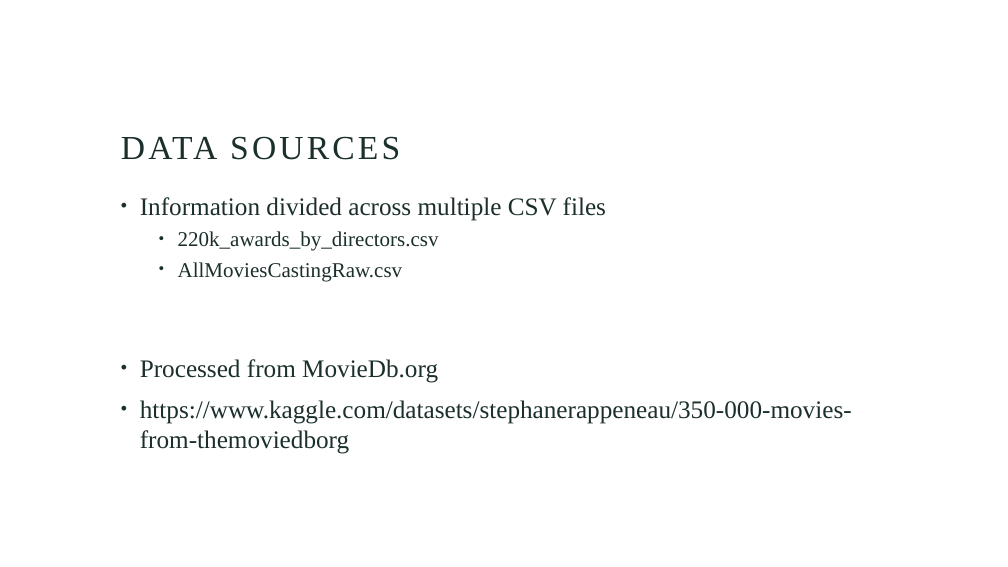
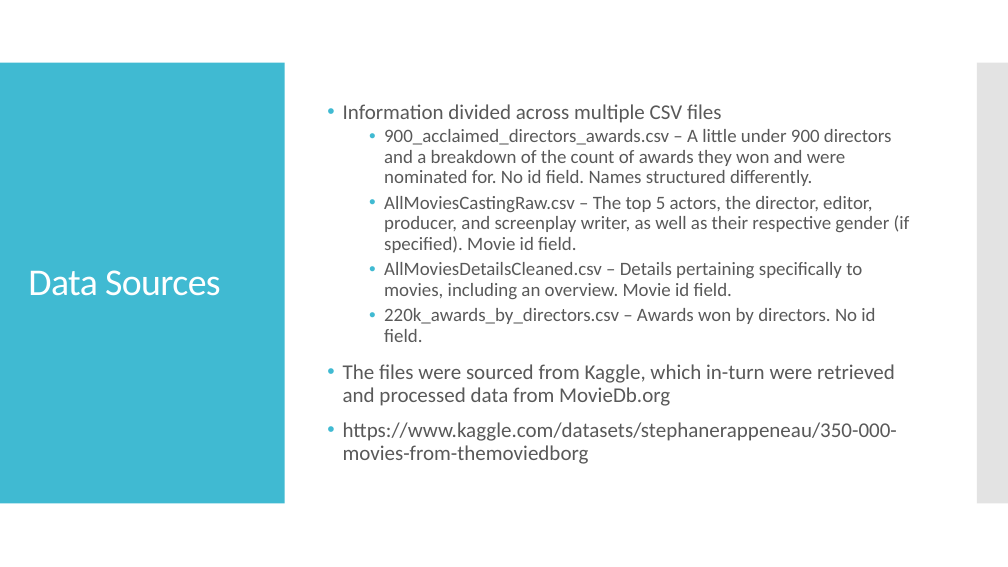
Before and after one commit to leoclo/dse-203, a slide deck: slide 3 of 203_Presentation.pptx. Drawn at 1008x567 pixels with LibreOffice and Linux fonts; fonts in the diff are those of the drawing. Boxes give left, top, right and bottom in pixels: in the first picture for what was removed or moved away, otherwise in the second. Text is boxed around its words. In the diff, an @@ line names an element or a change of style, - is before the commit and + after.

Commit message:
Added more information to the presentation.

```diff
--- a/203_Presentation.pptx
+++ b/203_Presentation.pptx
@@ rectangle added at [0, 63, 285, 504], fill #40BAD2 @@
@@ text "Information divided across multiple CSV ...": place and size @@
-text "Information divided across multiple CSV ..." at [140, 197, 852, 454]
+text "Information divided across multiple CSV ..." at [343, 104, 910, 464]
@@ text "Information divided across multiple CSV ..." at [343, 104, 910, 464]: vertical alignment top to middle @@
@@ rectangle added at [977, 63, 1008, 504], fill #C8C8C8 at 50% opacity @@
@@ title "Data Sources" at [28, 270, 221, 296]: vertical alignment bottom to middle @@
@@ text at [343, 104, 897, 464]: size 24 to 20 pt, font Times New Roman to Calibri, text colour #1B2F2C to #595959 in "Information divided across multiple CSV files", "https://www.kaggle.com/datasets/stephanerappeneau/350-000-mo ..."; indent changed; line spacing 1 to 0.9; more space between paragraphs @@
@@ text at [343, 129, 910, 406]: text changed; size 20 to 18 pt; font Times New Roman to Calibri; text colour #1B2F2C to #595959 @@
-  • 220k_awards_by_directors.csv
-  • AllMoviesCastingRaw.csv
-• Processed from MovieDb.org
+  • 900_acclaimed_directors_awards.csv – A little under 900 directors and a breakdown of the count of awards they won and were nominated for. No id field. Names structured differently.
+  • AllMoviesCastingRaw.csv – The top 5 actors, the director, editor, producer, and screenplay writer, as well as their respective gender (if specified). Movie id field.
+  • AllMoviesDetailsCleaned.csv – Details pertaining specifically to movies, including an overview. Movie id field.
+  • 220k_awards_by_directors.csv – Awards won by directors. No id field.
+• The files were sourced from Kaggle, which in-turn were retrieved and processed data from MovieDb.org
@@ title at [28, 270, 221, 296]: text changed; size 32 to 36 pt; font Times New Roman to Calibri; text colour #1B2F2C to #FFFFFF @@
-DATA SOURCES
+Data Sources
```
Also in this commit, not shown: 6 slides added, 4 slides removed.
